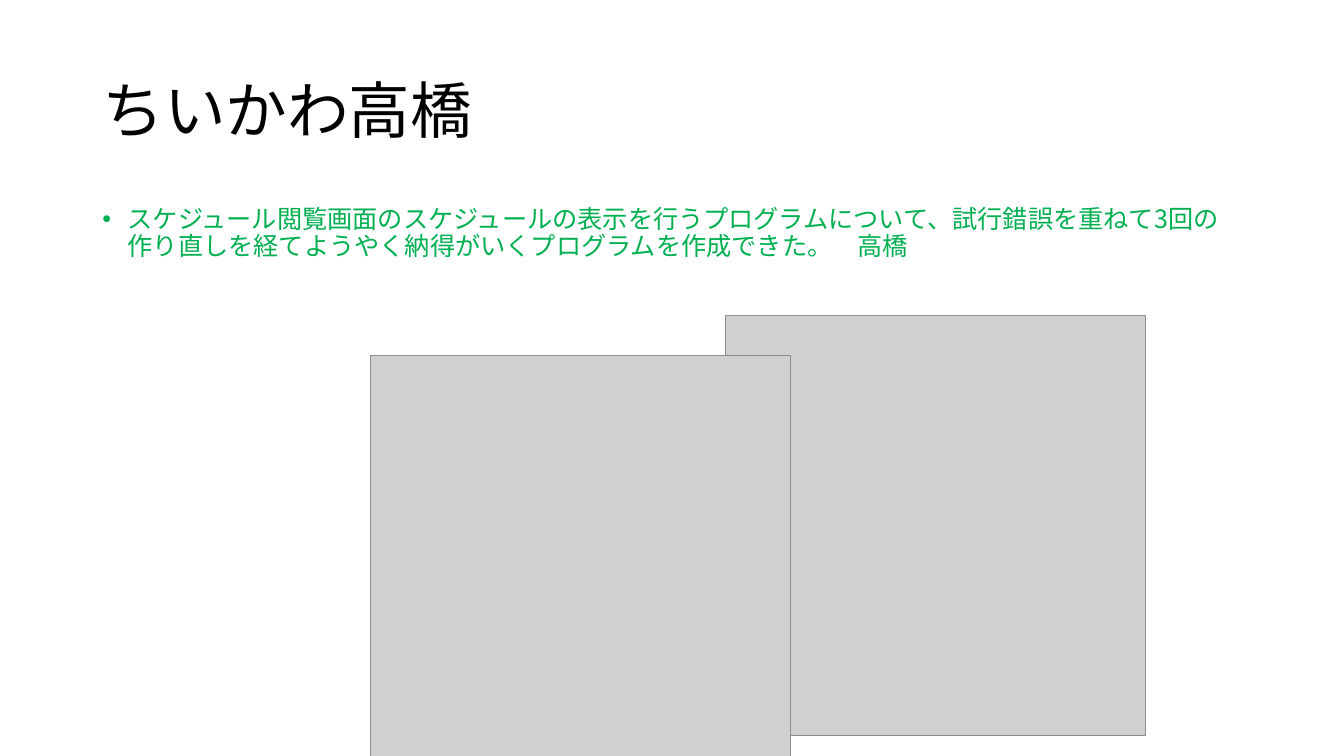
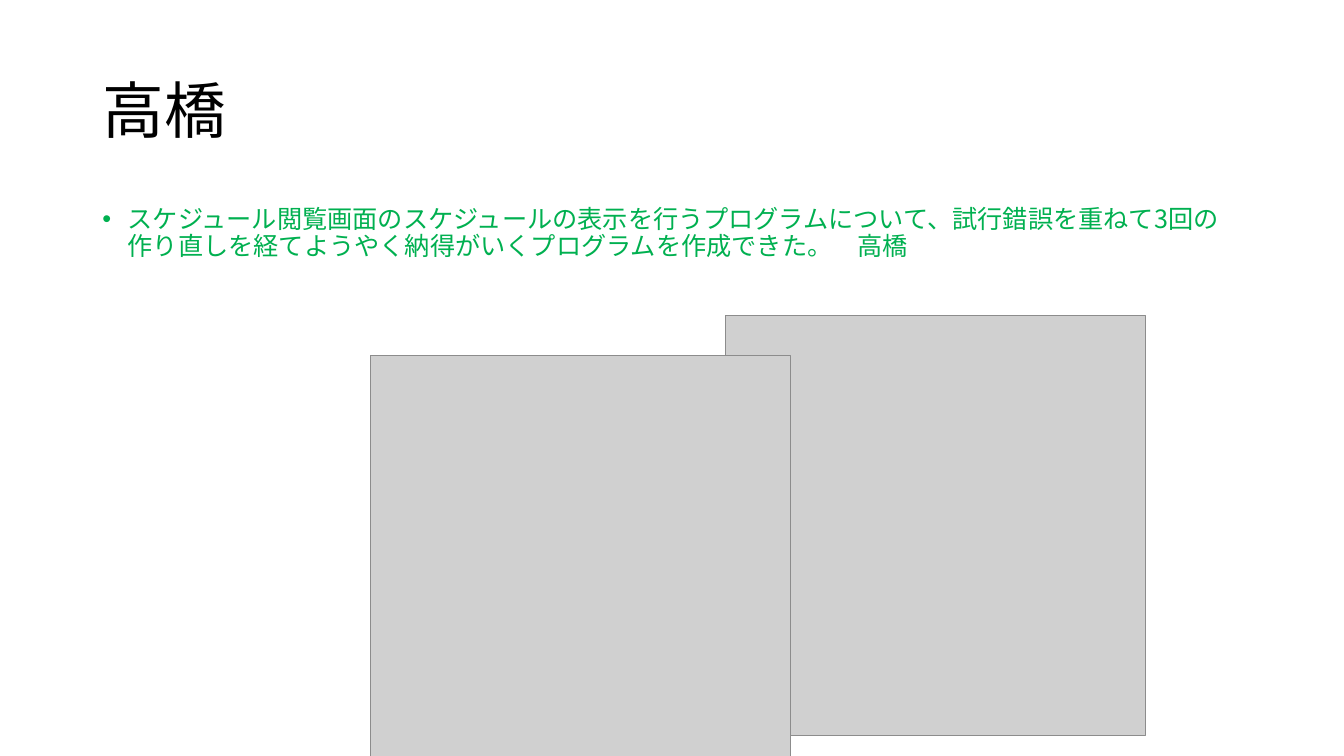
Before and after one commit to dojo2023/E-3, a slide deck: slide 16 of doc/チーム開発成果発表.pptm (slide 15 before the commit). Drawn at 1344x756 pixels with LibreOffice and Linux fonts; fonts in the diff are those of the drawing; grey boxes stand for pictures. Boxes give left, top, right and bottom in pixels: in the first picture for what was removed or moved away, otherwise in the second. Text is boxed around its words. In the diff, an @@ line names an element or a change of style, - is before the commit and + after.

```diff
--- a/doc/チーム開発成果発表.pptm
+++ b/doc/チーム開発成果発表.pptm
@@ title at bbox=[102, 81, 225, 138]: text changed @@
-ちいかわ高橋
+高橋
```
Also in this commit, not shown: 9 other slides changed, 2 slides added, 2 slides removed.
